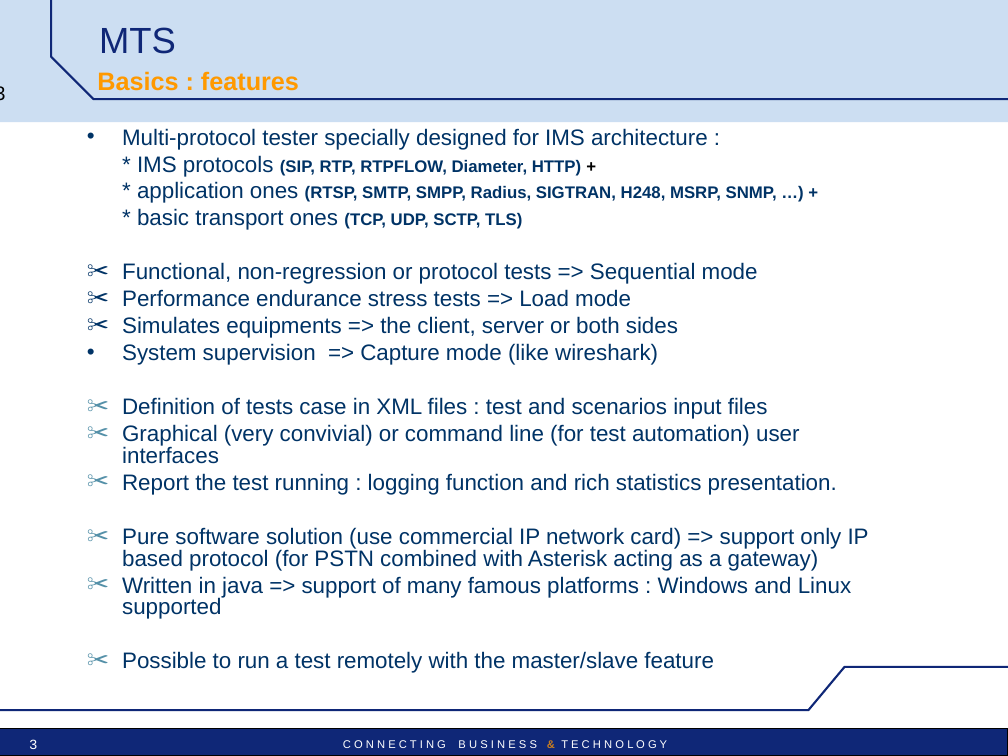
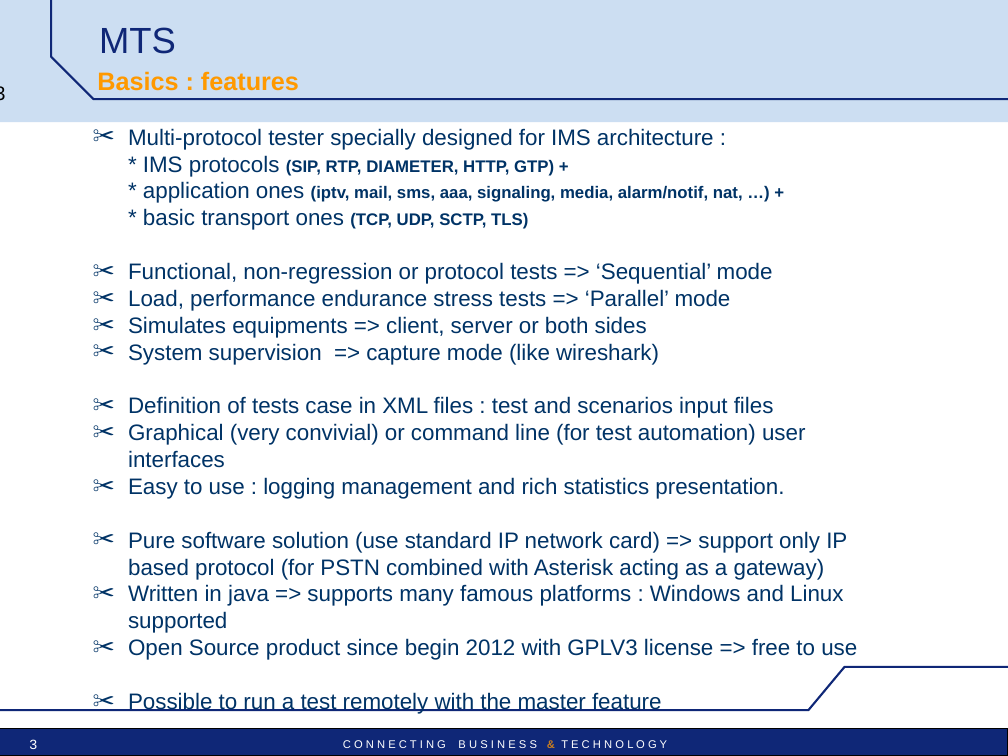
Before and after one commit to satishghiwari/mts-project, a slide deck: slide 3 of mts/src/main/doc/MTS_pres_technical.ppt. Drawn at 1008x756 pixels with LibreOffice and Linux fonts; fonts in the diff are those of the drawing; background and template pictures are left out. Boxes give left, top, right and bottom in pixels: in the first picture for what was removed or moved away, otherwise in the second. Text is boxed around its words. In the diff, an @@ line names an element or a change of style, - is before the commit and + after.

```diff
--- a/mts/src/main/doc/MTS_pres_technical.ppt
+++ b/mts/src/main/doc/MTS_pres_technical.ppt
@@ text at bbox=[128, 128, 805, 468]: bullet • to ✂; line spacing 0.8 to 1; less space between paragraphs; bullet colour #5490A8 to #003366 @@
@@ text at bbox=[143, 155, 743, 203]: text changed @@
-* IMS protocols (SIP, RTP, RTPFLOW, Diameter, HTTP) +
-* application ones (RTSP, SMTP, SMPP, Radius, SIGTRAN, H248, MSRP, SNMP, …) +
+* IMS protocols (SIP, RTP, DIAMETER, HTTP, GTP) +
+* application ones (iptv, mail, sms, aaa, signaling, media, alarm/notif, nat, …) +
@@ text at bbox=[128, 262, 773, 365]: text changed @@
-✂ Functional, non-regression or protocol tests => Sequential mode
-✂ Performance endurance stress tests => Load mode
-✂ Simulates equipments => the client, server or both sides
-• System supervision => Capture mode (like wireshark)
+✂ Functional, non-regression or protocol tests => ‘Sequential’ mode
+✂ Load, performance endurance stress tests => ‘Parallel’ mode
+✂ Simulates equipments => client, server or both sides
+✂ System supervision => capture mode (like wireshark)
@@ text at bbox=[128, 477, 857, 714]: text changed @@
-✂ Report the test running : logging function and rich statistics presentation.
-✂ Pure software solution (use commercial IP network card) => support only IP based protocol (for PSTN combined with Asterisk acting as a gateway)
-✂ Written in java => support of many famous platforms : Windows and Linux supported
-✂ Possible to run a test remotely with the master/slave feature
+✂ Easy to use : logging management and rich statistics presentation.
+✂ Pure software solution (use standard IP network card) => support only IP based protocol (for PSTN combined with Asterisk acting as a gateway)
+✂ Written in java => supports many famous platforms : Windows and Linux supported
+✂ Open Source product since begin 2012 with GPLV3 license => free to use
+✂ Possible to run a test remotely with the master feature
```
Also in this commit, not shown: 9 other slides changed, 2 slides added.
